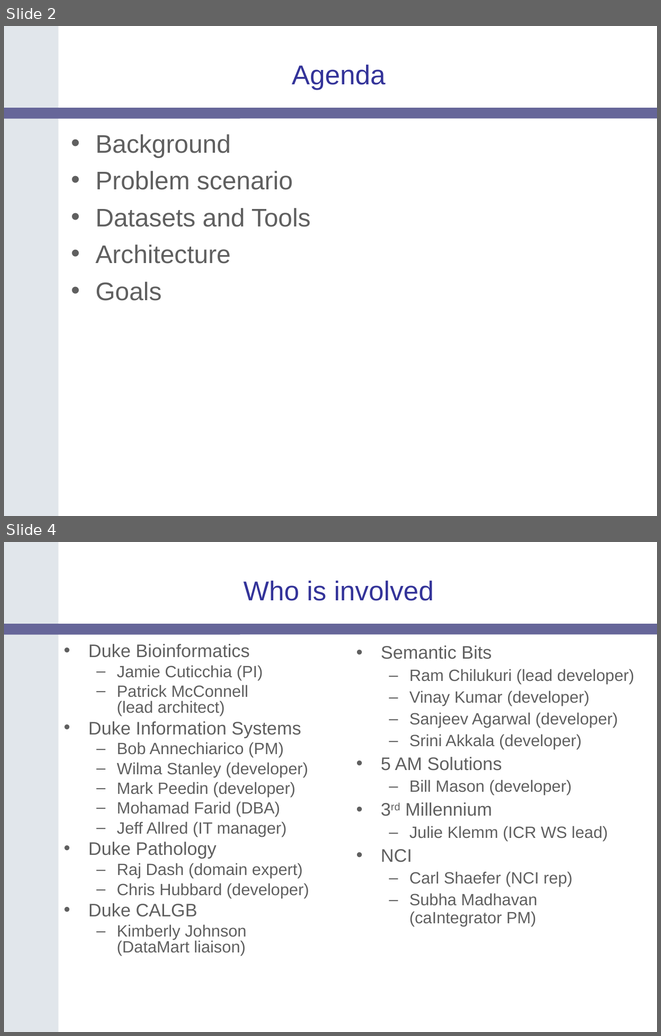
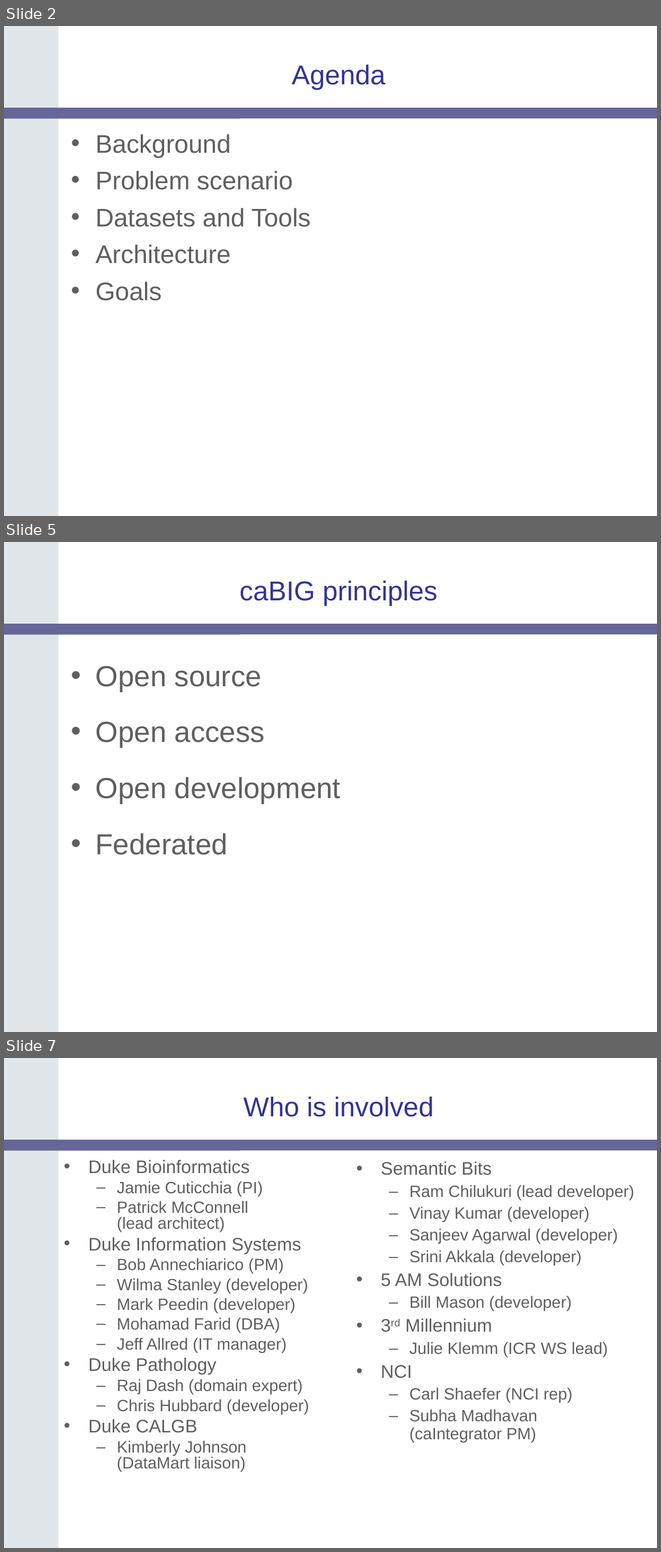
Before and after one commit to NCIP/catrip, a slide deck: catrip/documentation/presentations/breast_clinic_2006_06_19/duke_breast_clinic_2006_06_13.ppt. Shown one above the other, each under a label of ours: slides 2 and 4 before the commit, slides 2, 5 and 7 after it; the slides between them are not shown. The pictures are 661x1036 and 661x1552 pixels, drawn with LibreOffice and Linux fonts; fonts in the diff are those of the drawing; background and template pictures are left out. Boxes give left, top, right and bottom in pixels: in the first picture for what was removed or moved away, otherwise in the second. Text is boxed around its words. In the diff, an @@ line names an element or a change of style, - is before the commit and + after.

```diff
--- a/catrip/documentation/presentations/breast_clinic_2006_06_19/duke_breast_clinic_2006_06_13.ppt
+++ b/catrip/documentation/presentations/breast_clinic_2006_06_19/duke_breast_clinic_2006_06_13.ppt
@@ slide 5 added at (x1=4, y1=542, x2=657, y2=1032), background #FFFFFF; not listed: 2 template elements that a slide beside it also shows @@
@@ title added at (x1=239, y1=581, x2=438, y2=606), 30 pt, text #333399 @@
+caBIG principles
@@ text added at (x1=96, y1=666, x2=341, y2=855), 32 pt, text #5F5F5F @@
+• Open source
+• Open access
+• Open development
+• Federated
@@ what was slide 4 is now slide 7 @@
```
Also in this commit, not shown: 3 slides changed, 2 other slides added.
